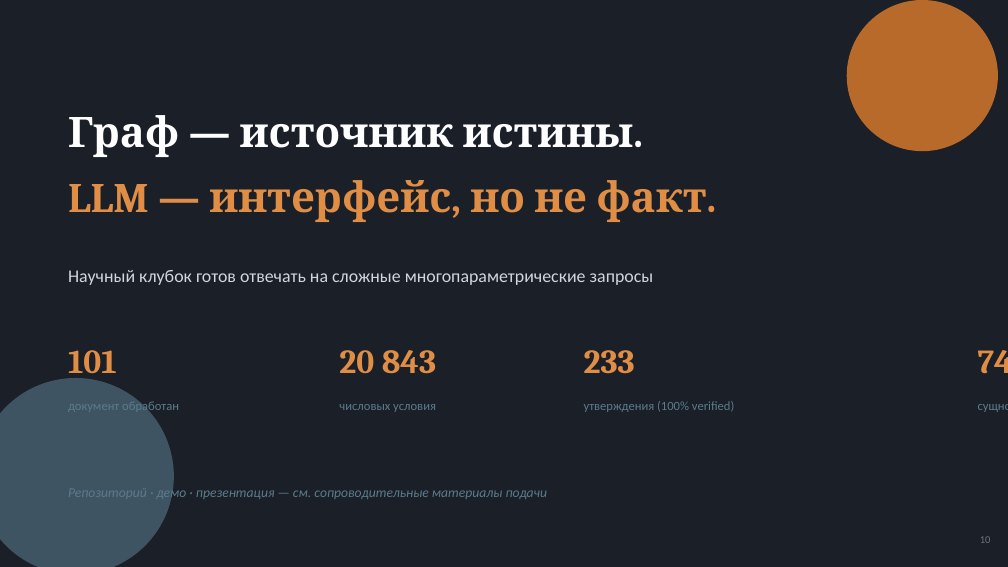
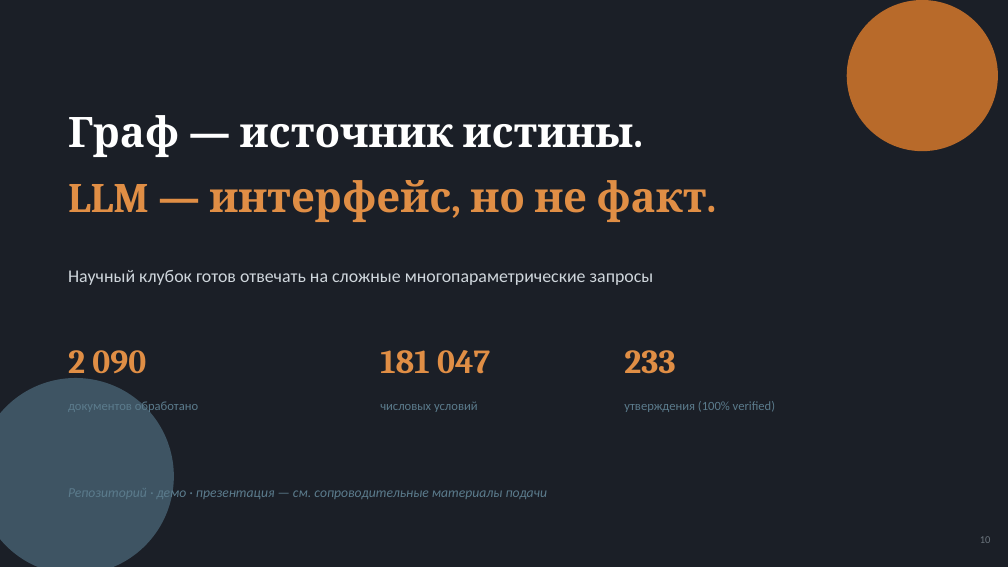
Before and after one commit to CatPawsCoder/Nornickel_aI_science_hack, a slide deck: slide 10 of presentation/nauchny-klubok.pptx. Drawn at 1008x567 pixels with LibreOffice and Linux fonts; fonts in the diff are those of the drawing. Boxes give left, top, right and bottom in pixels: in the first picture for what was removed or moved away, otherwise in the second. Text is boxed around its words. In the diff, an @@ line names an element or a change of style, - is before the commit and + after.

Commit message:
Полный корпус: 2090 документов, 181k условий, OCR на GPU, 3 LLM-провайдера
- Распаковка 4.7GB архива (1453 файла + вложенные zip): pdf/docx/pptx/xls
- ingest_full.py: масштабный ингест всех форматов
- ingest_ocr.py: OCR 5 сканов через easyocr на RTX 5090
- build_graph_mp.py: параллельная сборка графа (22 процесса, 112с вместо часов)
- GigaChat как 3-й LLM-провайдер (TLS через корневой сертификат НУЦ Минцифры)
- Капы против биржевых XLS-таблиц (шум) и гигантских журналов
- Обновлены README и презентация под новый масштаб

```diff
--- a/presentation/nauchny-klubok.pptx
+++ b/presentation/nauchny-klubok.pptx
@@ text at <box>68,350,146,381</box>: text changed @@
-101
+2 090
@@ text at <box>380,350,490,374</box>: text changed @@
-20 843
+181 047
@@ text "233": place and size @@
-text "233" at <box>584,350,635,374</box>
+text "233" at <box>624,350,675,374</box>
@@ text removed at <box>978,350,1008,374</box> @@
-74
@@ text at <box>68,400,198,414</box>: text changed @@
-документ обработан
+документов обработано
@@ text at <box>380,401,478,412</box>: text changed @@
-числовых условия
+числовых условий
@@ text "утверждения (100% verified)": place and size @@
-text "утверждения (100% verified)" at <box>584,401,734,412</box>
+text "утверждения (100% verified)" at <box>624,401,775,412</box>
@@ text removed at <box>978,397,1008,442</box> @@
-сущности графа
```
Also in this commit, not shown: 3 other slides changed, 16 other files.
